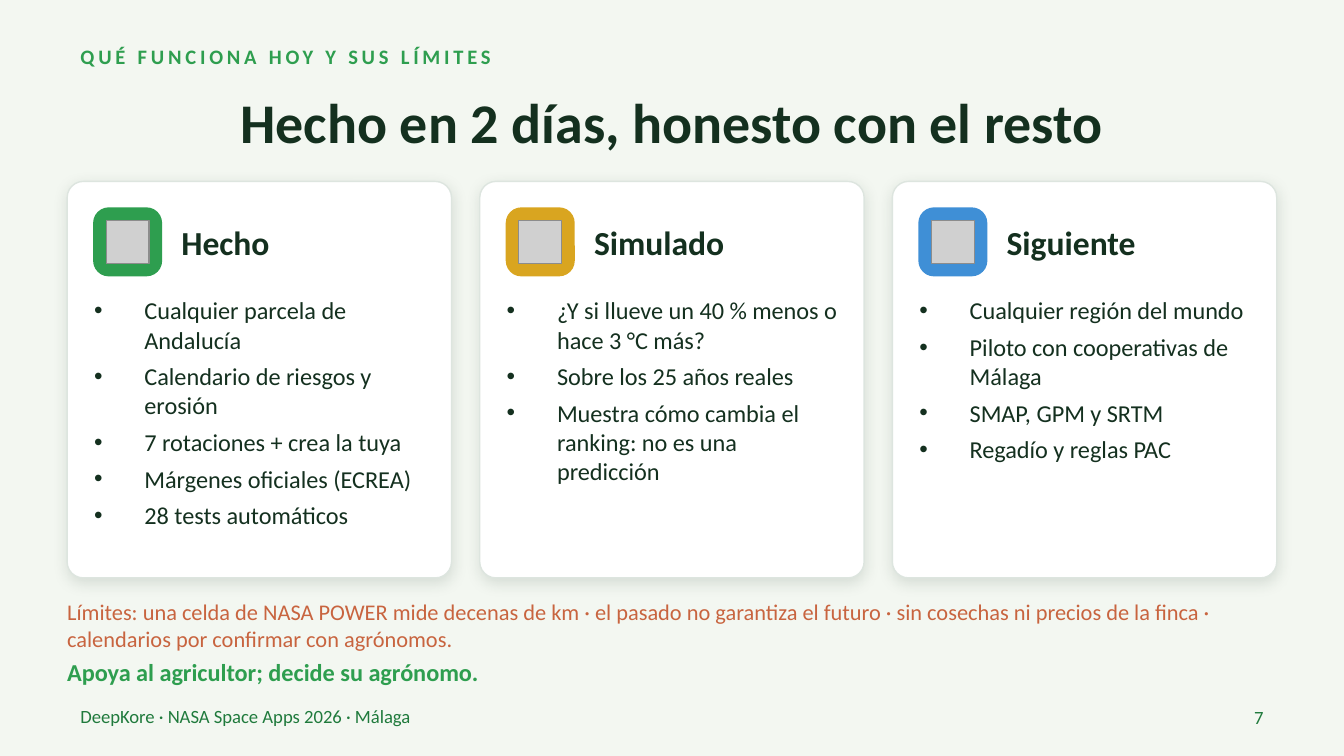
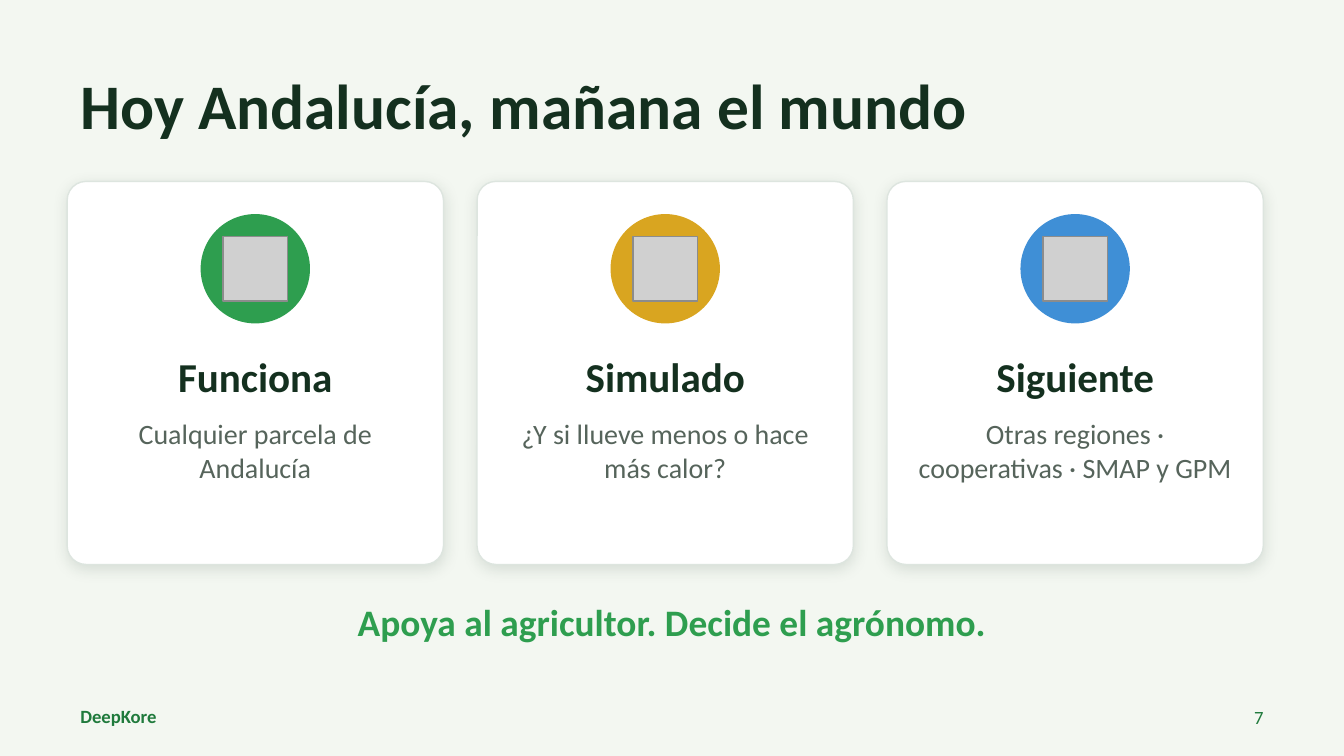
Before and after one commit to euZAPUS/deepkore, a slide deck: slide 7 of pitch/DeepKore_pitch_ES.pptx. Drawn at 1344x756 pixels with LibreOffice and Linux fonts; fonts in the diff are those of the drawing; grey boxes stand for pictures. Boxes give left, top, right and bottom in pixels: in the first picture for what was removed or moved away, otherwise in the second. Text is boxed around its words. In the diff, an @@ line names an element or a change of style, - is before the commit and + after.

```diff
--- a/pitch/DeepKore_pitch_ES.pptx
+++ b/pitch/DeepKore_pitch_ES.pptx
@@ title "Hoy Andalucía, mañana el mundo" at (x1=80, y1=84, x2=967, y2=139): vertical alignment top to middle @@
@@ title at (x1=80, y1=84, x2=967, y2=139): text changed; size 11 to 34 pt; text colour #2E9E4F to #14301F @@
-QUÉ FUNCIONA HOY Y SUS LÍMITES
+Hoy Andalucía, mañana el mundo
@@ title removed at (x1=240, y1=103, x2=1102, y2=151) @@
-Hecho en 2 días, honesto con el resto
@@ rounded rectangle resized from (x1=67, y1=181, x2=452, y2=578) to (x1=67, y1=181, x2=444, y2=564) @@
@@ rounded rectangle removed at (x1=94, y1=208, x2=161, y2=276) @@
@@ rounded rectangle resized from (x1=480, y1=181, x2=864, y2=578) to (x1=477, y1=181, x2=853, y2=564) @@
@@ rounded rectangle removed at (x1=507, y1=208, x2=574, y2=276) @@
@@ proportions changed in 3 elements at (x1=67, y1=181, x2=444, y2=564), (x1=477, y1=181, x2=853, y2=564), (x1=887, y1=181, x2=1263, y2=564) @@
@@ rounded rectangle resized from (x1=892, y1=181, x2=1277, y2=578) to (x1=887, y1=181, x2=1263, y2=564) @@
@@ rounded rectangle removed at (x1=919, y1=208, x2=986, y2=276) @@
@@ text removed at (x1=181, y1=231, x2=269, y2=256) @@
-Hecho
@@ ellipse added at (x1=202, y1=215, x2=309, y2=323), fill #2E9E4F, outline #2E9E4F 1 pt @@
@@ picture resized from (x1=106, y1=220, x2=149, y2=263) to (x1=223, y1=237, x2=288, y2=301) @@
@@ ellipse added at (x1=612, y1=215, x2=719, y2=323), fill #D9A520, outline #D9A520 1 pt @@
@@ picture resized from (x1=519, y1=220, x2=562, y2=263) to (x1=633, y1=237, x2=698, y2=301) @@
@@ picture removed at (x1=931, y1=220, x2=974, y2=263) @@
@@ ellipse added at (x1=1021, y1=215, x2=1129, y2=323), fill #3F8FD6, outline #3F8FD6 1 pt @@
@@ picture added at (x1=1043, y1=237, x2=1107, y2=301) @@
@@ text removed at (x1=144, y1=302, x2=411, y2=524) @@
-• Cualquier parcela de Andalucía
-• Calendario de riesgos y erosión
-• 7 rotaciones + crea la tuya
-• Márgenes oficiales (ECREA)
-• 28 tests automáticos
@@ text removed at (x1=970, y1=302, x2=1243, y2=462) @@
-• Cualquier región del mundo
-• Piloto con cooperativas de Málaga
-• SMAP, GPM y SRTM
-• Regadío y reglas PAC
@@ text "Simulado" moved from (x1=594, y1=231, x2=724, y2=256) to (x1=586, y1=363, x2=745, y2=393) @@
@@ text "Simulado" at (x1=586, y1=363, x2=745, y2=393): size 18 to 22 pt; alignment left to centre @@
@@ text "Siguiente" at (x1=996, y1=363, x2=1154, y2=399): size 18 to 22 pt; alignment left to centre @@
@@ text "Siguiente" moved from (x1=1007, y1=231, x2=1136, y2=261) to (x1=996, y1=363, x2=1154, y2=399) @@
@@ text added at (x1=178, y1=363, x2=332, y2=393), 22 pt, text #14301F, bold @@
+Funciona
@@ text added at (x1=139, y1=424, x2=372, y2=478), 15 pt, text #56645B @@
+Cualquier parcela de Andalucía
@@ text at (x1=522, y1=424, x2=809, y2=478): text changed; size 13 to 15 pt; text colour #14301F to #56645B @@
-• ¿Y si llueve un 40 % menos o hace 3 °C más?
-• Sobre los 25 años reales
-• Muestra cómo cambia el ranking: no es una predicción
+¿Y si llueve menos o hace más calor?
@@ text added at (x1=919, y1=425, x2=1231, y2=483), 15 pt, text #56645B @@
+Otras regiones · cooperativas · SMAP y GPM
@@ text removed at (x1=67, y1=604, x2=1199, y2=651) @@
-Límites: una celda de NASA POWER mide decenas de km · el pasado no garantiza el futuro · sin cosechas ni precios de la finca · calendarios por confirmar con agrónomos.
@@ text at (x1=358, y1=609, x2=986, y2=643): text changed; size 13 to 20 pt @@
-Apoya al agricultor; decide su agrónomo.
+Apoya al agricultor. Decide el agrónomo.
@@ text removed at (x1=80, y1=710, x2=410, y2=726) @@
-DeepKore · NASA Space Apps 2026 · Málaga
@@ text added at (x1=80, y1=711, x2=156, y2=726), 10 pt, text #1F7A3C, bold @@
+DeepKore
```
Also in this commit, not shown: 7 other slides changed, 3 other files.
